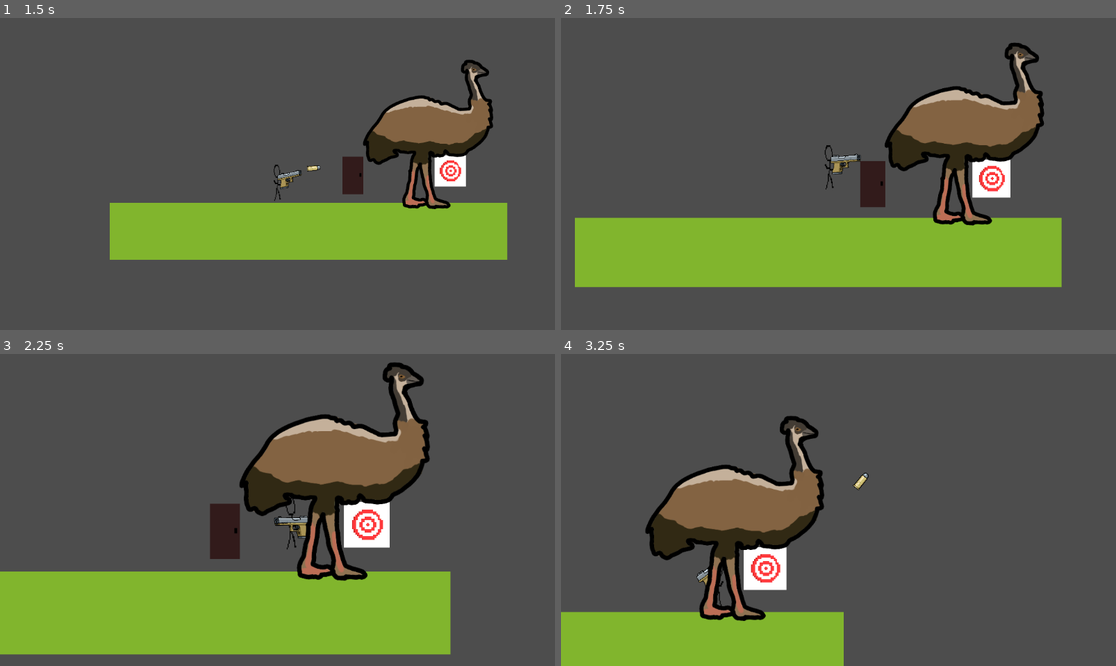
Above: before the commit, frames 1-4 (two rows, left to right).
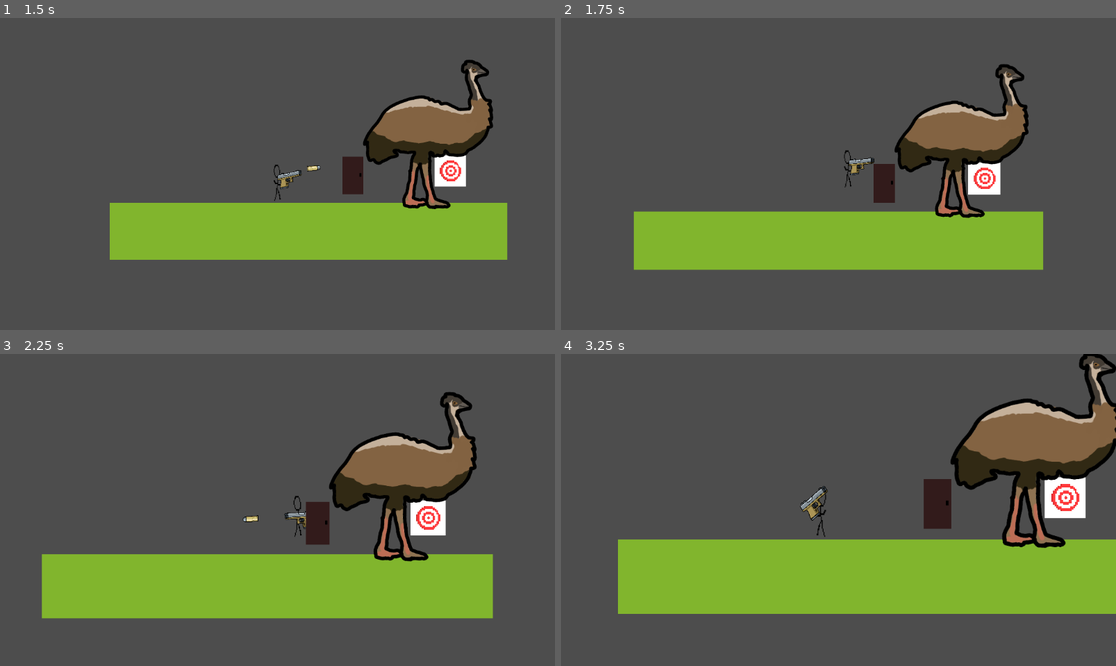
Above: after the commit, the same moments.

Repository: Panda248/Emu-War
Game: Godot game, scene res://MainMenu.tscn
The game is run twice, just before and just after one commit, with the same random seed, the same clock (stepped at 60 frames per second) and the same inputs.
Inputs (mouse positions are in pixels of both pictures, inside the frame that each line leads up to):
- Up to frame 1 (1.5 s): click "START" at 0.5 s; tap Enter (ui_accept) at 1.25 s; move the mouse to (399, 158) at 1.27 s; hold D (move_right) from 1.28 s (still down); click (399, 158) at 1.35 s
- Up to frame 2 (1.75 s): keep holding D (move_right); tap W (jump) at 1.52 s
- Up to frame 3 (2.25 s): keep holding D (move_right); move the mouse to (166, 525) at 2.02 s; click (166, 525) at 2.1 s
- Up to frame 4 (3.25 s): tap W (jump) at 2.27 s; move the mouse to (894, 441) at 2.77 s; release D (move_right) at 2.78 s; hold A (move_left) from 2.78 s (still down); click (894, 441) at 2.85 s

Frame 1 is identical in both runs. In frame 2, 15% of the frame differs, in the area x 2-91%, y 7-87%; in frame 3, 30%; in frame 4, 47%, in the area x 0-100%, y 0-100%.

Commit message:
dawg

Diff:
--- a/scenes/Tutorial.tscn
+++ b/scenes/Tutorial.tscn
@@ -5,8 +5,7 @@
 [ext_resource type="Texture2D" uid="uid://cfm27ipf6p5sv" path="res://grass.png" id="3_e77dp"]
 [ext_resource type="PackedScene" uid="uid://dqsy3urhnyylg" path="res://scenes/Bullet.tscn" id="4_db68m"]
 [ext_resource type="PackedScene" uid="uid://8ytecw1tw4y" path="res://Player.tscn" id="5_u0dri"]
-
-[ext_resource type="PackedScene" path="res://LinkedDoor.tscn" id="6_aykwx"]
+[ext_resource type="PackedScene" uid="uid://06ksjv67pc4p" path="res://LinkedDoor.tscn" id="6_aykwx"]
 [ext_resource type="Texture2D" uid="uid://djn2a2oi5tyvm" path="res://assets/emu1.png" id="7_45xnc"]
 
 [sub_resource type="TileSetAtlasSource" id="TileSetAtlasSource_flkbw"]
@@ -210,14 +209,8 @@
 position = Vector2(185, 9)
 metadata/_edit_group_ = true
 
-[node name="CollisionShape2D" parent="LinkedDoor/Target/StaticBody" index="0"]
-disabled = true
-
 [node name="Door" parent="LinkedDoor" index="1"]
 position = Vector2(-116, -3)
-
-[node name="CollisionShape2D" parent="LinkedDoor/Door" index="1"]
-disabled = true
 
 [node name="Emu1" type="Sprite2D" parent="."]
 position = Vector2(574, 153)
